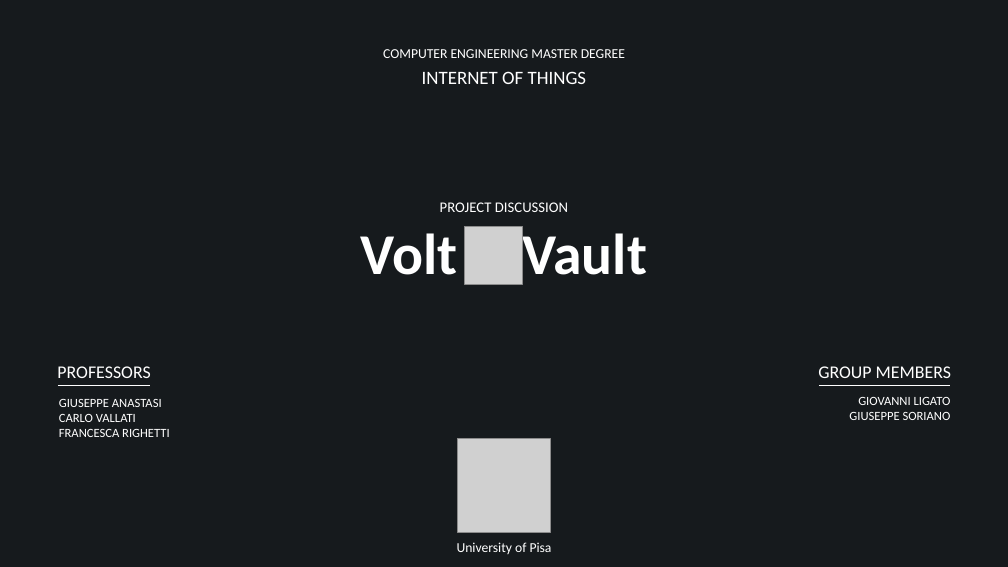
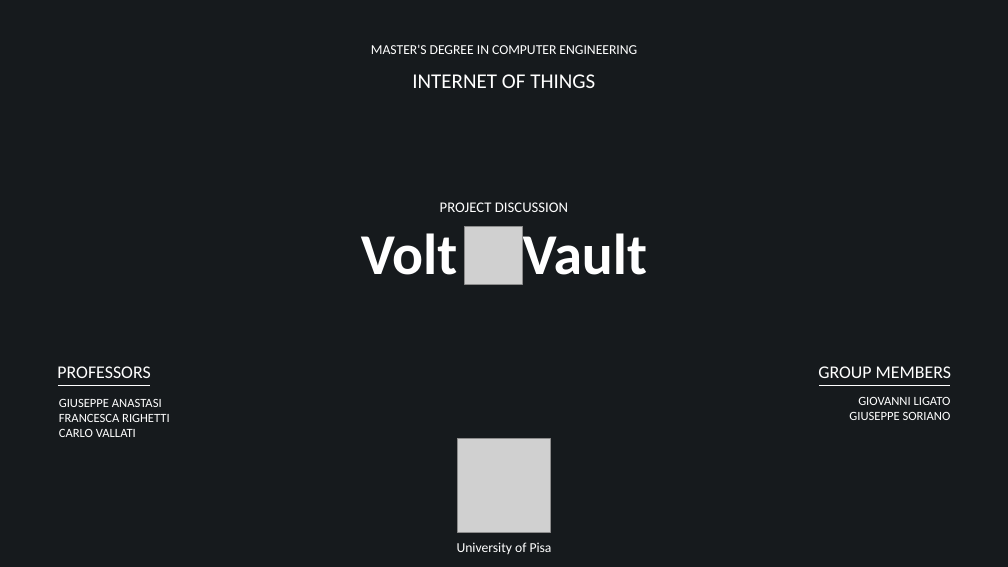
Before and after one commit to giovanniligato/IoT-Project, a slide deck: slide 1 of Slides/Slides.pptx. Drawn at 1008x567 pixels with LibreOffice and Linux fonts; fonts in the diff are those of the drawing; grey boxes stand for pictures. Boxes give left, top, right and bottom in pixels: in the first picture for what was removed or moved away, otherwise in the second. Text is boxed around its words. In the diff, an @@ line names an element or a change of style, - is before the commit and + after.

```diff
--- a/Slides/Slides.pptx
+++ b/Slides/Slides.pptx
@@ text at <box>371,45,637,54</box>: text changed @@
-COMPUTER ENGINEERING MASTER DEGREE
+MASTER'S DEGREE IN COMPUTER ENGINEERING
@@ text "INTERNET OF THINGS" at <box>412,74,595,88</box>: size 18 to 20 pt @@
@@ text at <box>59,414,170,422</box>: paragraph added @@
+FRANCESCA RIGHETTI
@@ text at <box>59,429,170,437</box>: paragraph removed @@
-FRANCESCA RIGHETTI
```
Also in this commit, not shown: 1 other slide changed, 4 slides removed, 8 other files.
